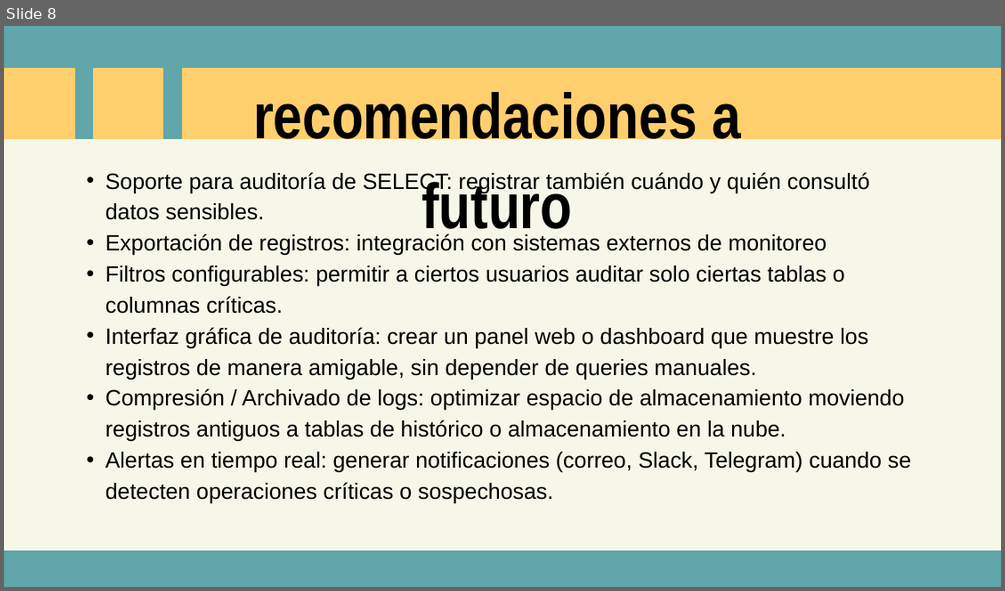
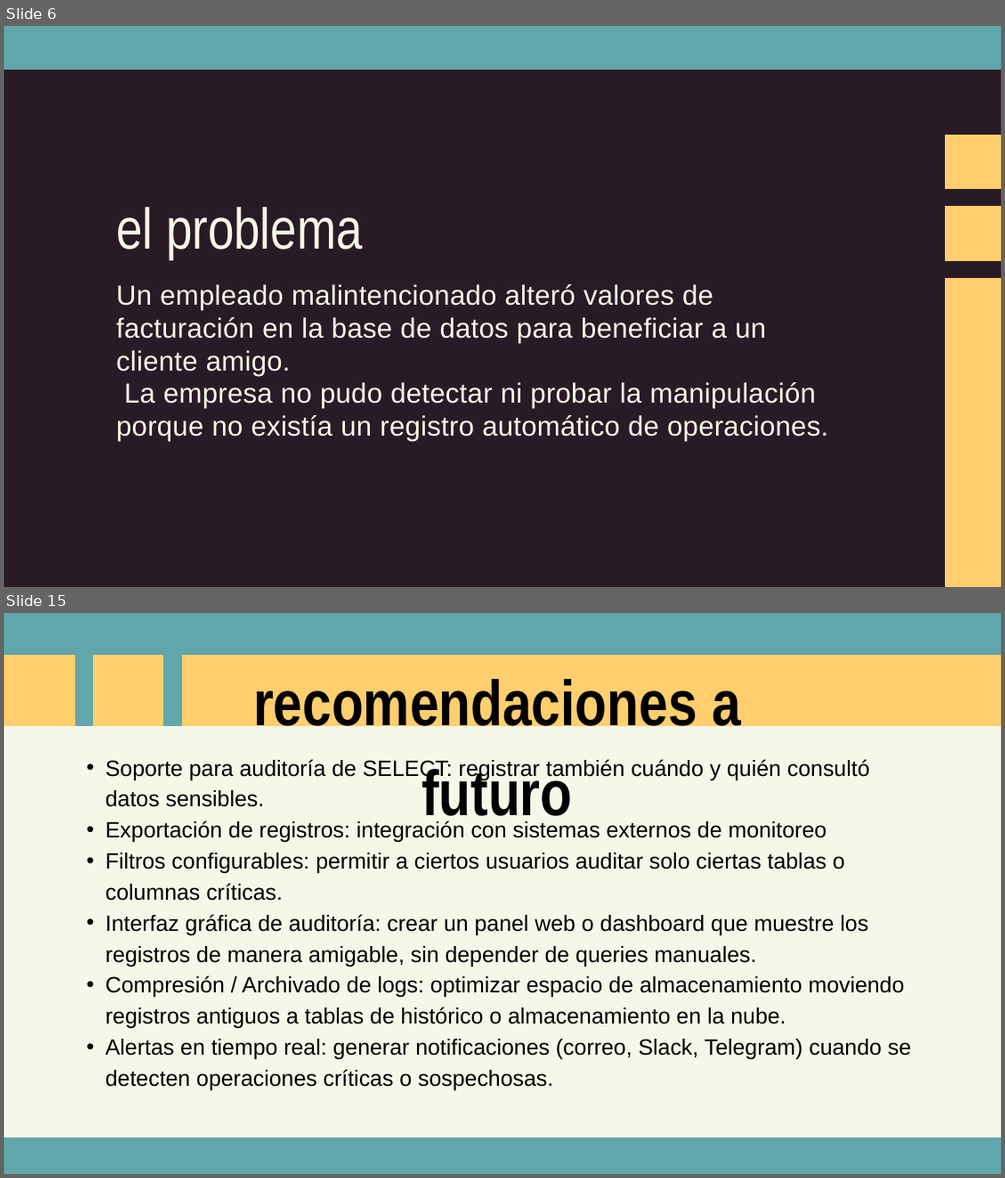
Before and after one commit to JairoGH16/PostgreSQL-AutoAudit, a slide deck: ProjectPresentation.pptx. Shown one above the other, each under a label of ours: slide 8 before the commit, slides 6 and 15 after it; the slides between them are not shown. The pictures are 1005x591 and 1005x1178 pixels, drawn with LibreOffice and Linux fonts; fonts in the diff are those of the drawing. Boxes give left, top, right and bottom in pixels: in the first picture for what was removed or moved away, otherwise in the second. Text is boxed around its words. In the diff, an @@ line names an element or a change of style, - is before the commit and + after.

```diff
--- a/ProjectPresentation.pptx
+++ b/ProjectPresentation.pptx
@@ slide 6 added at (x1=4, y1=26, x2=1001, y2=587), background #291B25 @@
@@ freeform shape added at (x1=4, y1=26, x2=1001, y2=70), fill #61A6AB @@
@@ freeform shape added at (x1=945, y1=135, x2=1001, y2=189), fill #FFCE6D @@
@@ text added at (x1=116, y1=207, x2=363, y2=259), 83 pt, text #F6F6E9 @@
+el problema
@@ freeform shape added at (x1=945, y1=207, x2=1001, y2=261), fill #FFCE6D @@
@@ text added at (x1=116, y1=284, x2=828, y2=441), 40 pt, text #F6F6E9 @@
+Un empleado malintencionado alteró valores de facturación en la base de datos para beneficiar a un cliente amigo.
+La empresa no pudo detectar ni probar la manipulación porque no existía un registro automático de operaciones.
@@ freeform shape added at (x1=945, y1=278, x2=1001, y2=587), fill #FFCE6D @@
@@ what was slide 8 is now slide 15 @@
```
Also in this commit, not shown: 1 slide changed, 7 other slides added, 1 slide removed, 17 other files.
